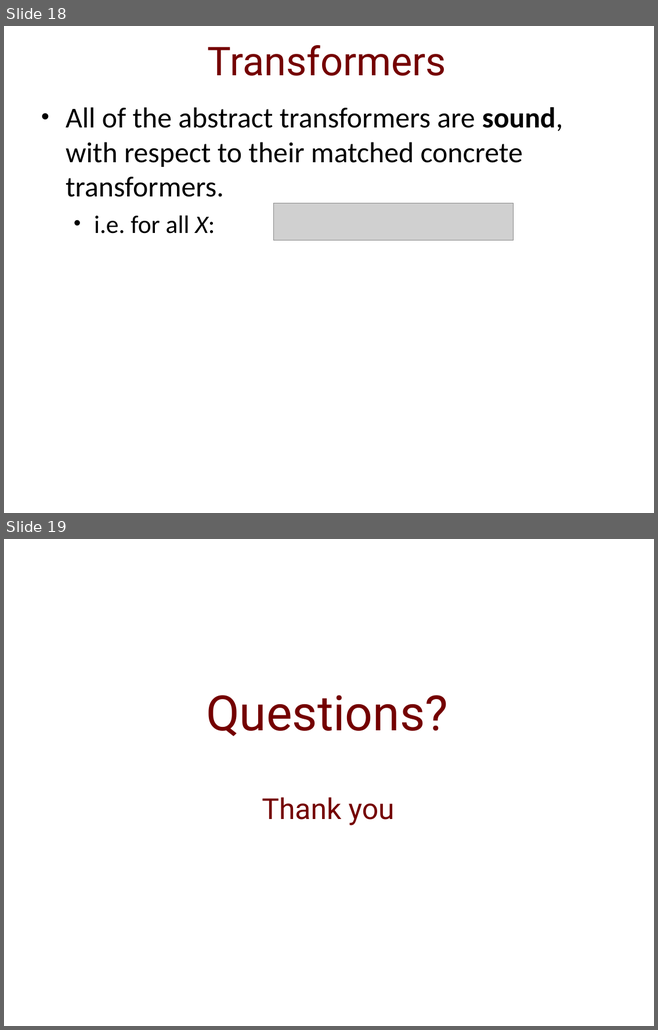
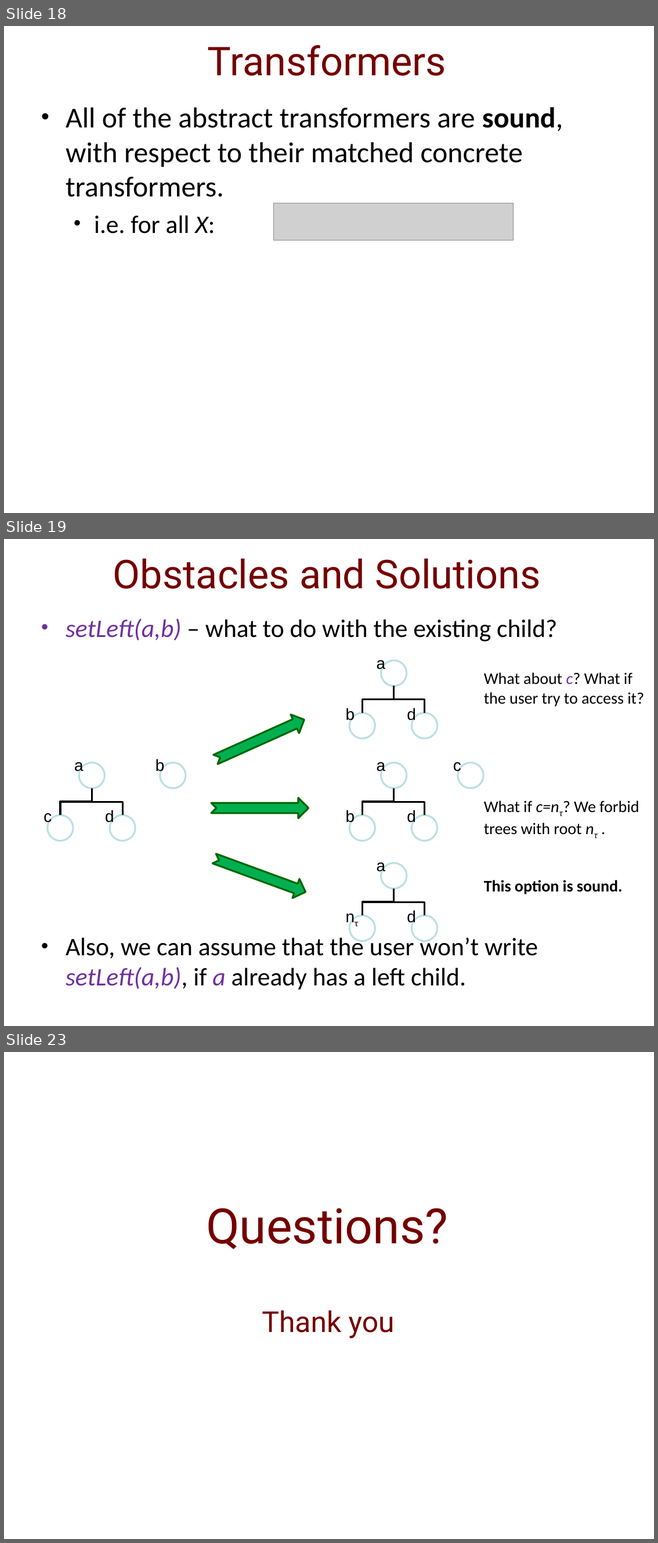
Before and after one commit to IdoBegun/PAAV_Project, a slide deck: Project Presentation.pptx. Shown one above the other, each under a label of ours: slides 18 and 19 before the commit, slides 18, 19 and 23 after it; the slides between them are not shown. The pictures are 658x1030 and 658x1543 pixels, drawn with LibreOffice and Linux fonts; fonts in the diff are those of the drawing; grey boxes stand for pictures; background and template pictures are left out. Boxes give left, top, right and bottom in pixels: in the first picture for what was removed or moved away, otherwise in the second. Text is boxed around its words. In the diff, an @@ line names an element or a change of style, - is before the commit and + after.

```diff
--- a/Project Presentation.pptx
+++ b/Project Presentation.pptx
@@ slide 19 added at [4, 539, 654, 1026], background picture (left out) @@
@@ title added at [113, 558, 540, 589], 44 pt, text #740000 @@
+Obstacles and Solutions
@@ text added at [65, 618, 557, 990], 28 pt, text #000000 @@
+• setLeft(a,b) – what to do with the existing child?
+• Also, we can assume that the user won’t write setLeft(a,b), if a already has a left child.
@@ text added at [484, 672, 644, 707], 18 pt, text #000000 @@
+What about c? What if the user try to access it?
@@ notched right arrow added at [212, 710, 308, 769], fill #00B050, outline #006600 2 pt @@
@@ group added at [346, 660, 437, 739]: 3 ellipses, 3 texts, 2 elbow lines @@
+a
+b
+d
@@ text added at [155, 759, 165, 774], 18 pt, text #000000 @@
+b
@@ ellipse added at [160, 762, 185, 788], fill #FFFFFF at 90% opacity, outline #BBE0E3 2 pt @@
@@ text added at [453, 762, 461, 774], 18 pt, text #000000 @@
+c
@@ ellipse added at [458, 762, 482, 788], fill #FFFFFF at 90% opacity, outline #BBE0E3 2 pt @@
@@ notched right arrow added at [211, 798, 308, 819], fill #00B050, outline #006600 2 pt @@
@@ group added at [43, 762, 135, 841]: 3 ellipses, 3 texts, 2 elbow lines @@
+a
+c
+d
@@ group added at [346, 762, 437, 841]: 3 ellipses, 3 texts, 2 elbow lines @@
+a
+b
+d
@@ text added at [484, 801, 639, 835], 18 pt, text #000000 @@
+What if c=nτ? We forbid trees with root nτ .
@@ notched right arrow added at [210, 849, 309, 901], fill #00B050, outline #006600 2 pt @@
@@ text added at [484, 880, 622, 895], 18 pt, text #000000, bold @@
+This option is sound.
@@ group added at [339, 863, 437, 941]: 3 ellipses, 3 texts, 2 elbow lines @@
+a
+nτ
+d
@@ what was slide 19 is now slide 23 @@
```
Also in this commit, not shown: 5 slides changed, 3 other slides added.
